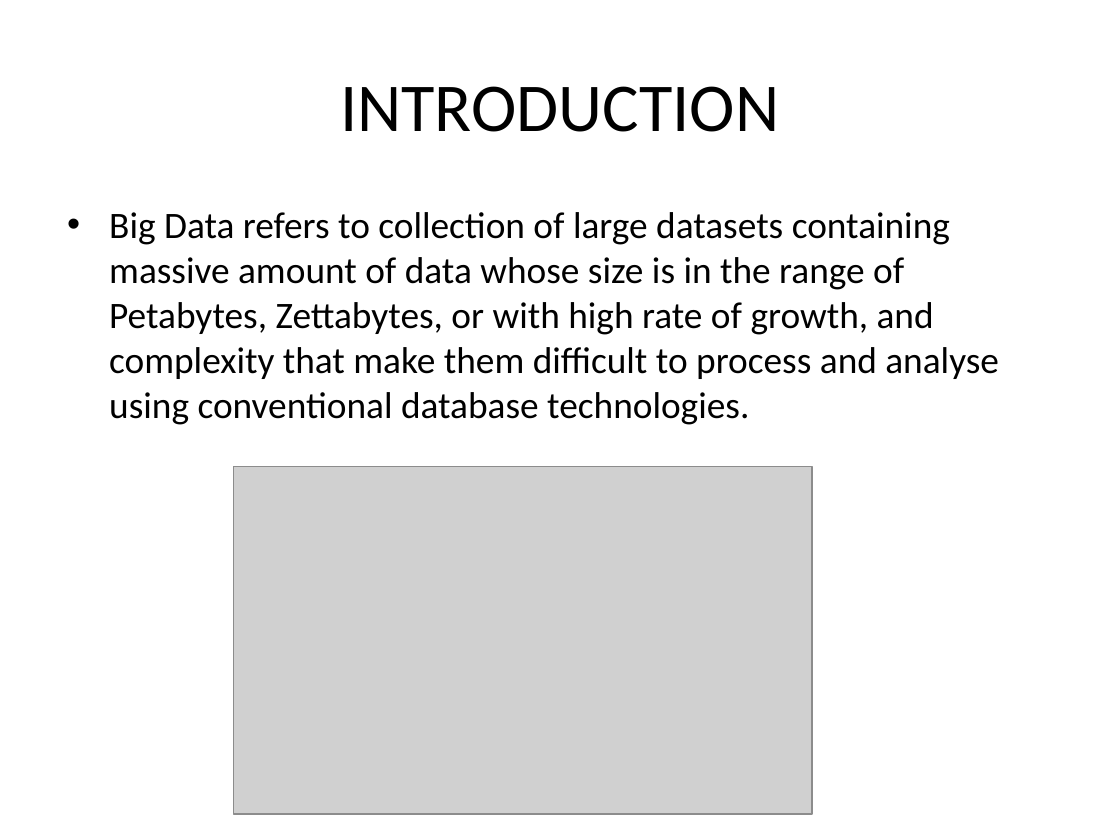
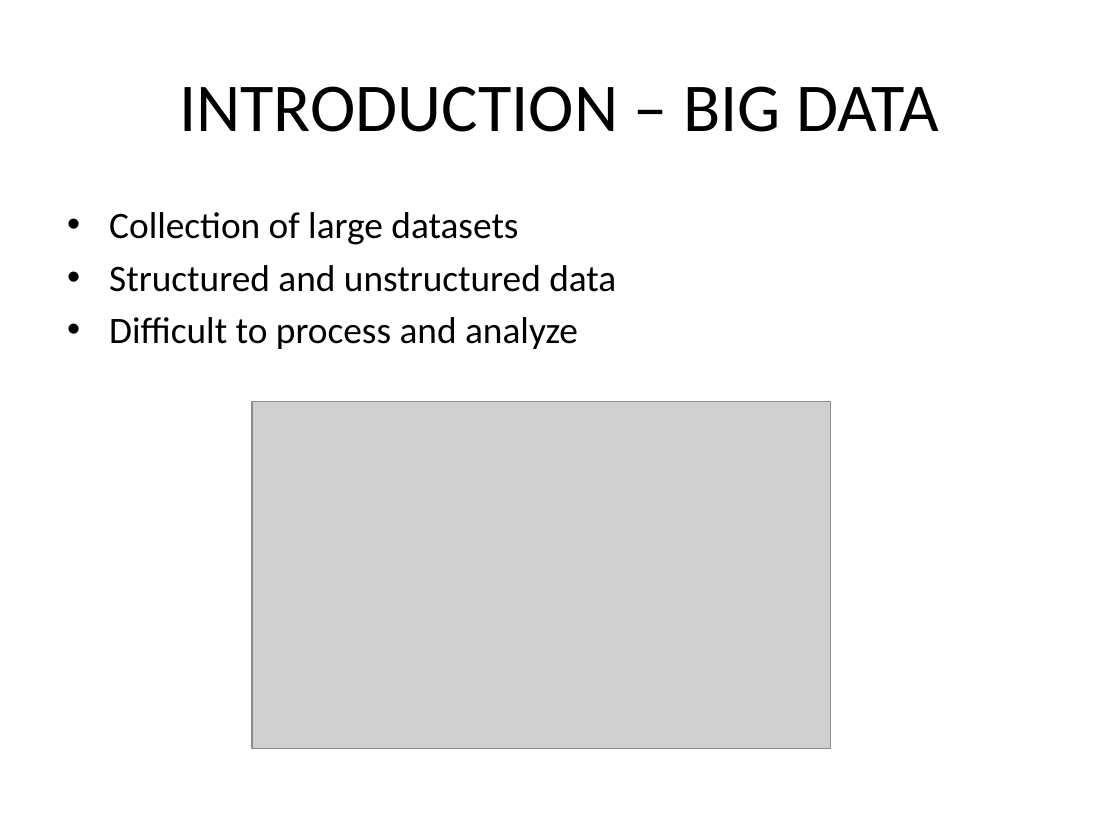
Before and after one commit to abhilashsaj/Big-Data-Analytics-and-Visualization, a slide deck: slide 2 of Paper 1/Paper Presentation.pptx. Drawn at 1120x840 pixels with LibreOffice and Linux fonts; fonts in the diff are those of the drawing; grey boxes stand for pictures. Boxes give left, top, right and bottom in pixels: in the first picture for what was removed or moved away, otherwise in the second. Text is boxed around its words. In the diff, an @@ line names an element or a change of style, - is before the commit and + after.

```diff
--- a/Paper 1/Paper Presentation.pptx
+++ b/Paper 1/Paper Presentation.pptx
@@ title at [179,86,939,132]: text changed @@
-INTRODUCTION
+INTRODUCTION – BIG DATA
@@ text at [109,212,616,349]: text changed @@
-• Big Data refers to collection of large datasets containing massive amount of data whose size is in the range of Petabytes, Zettabytes, or with high rate of growth, and complexity that make them difficult to process and analyse using conventional database technologies.
+• Collection of large datasets
+• Structured and unstructured data
+• Difficult to process and analyze
@@ picture: place and size @@
-picture at [233,467,812,814]
+picture at [252,401,831,748]
```
Also in this commit, not shown: 3 slides added, 1 other file.
